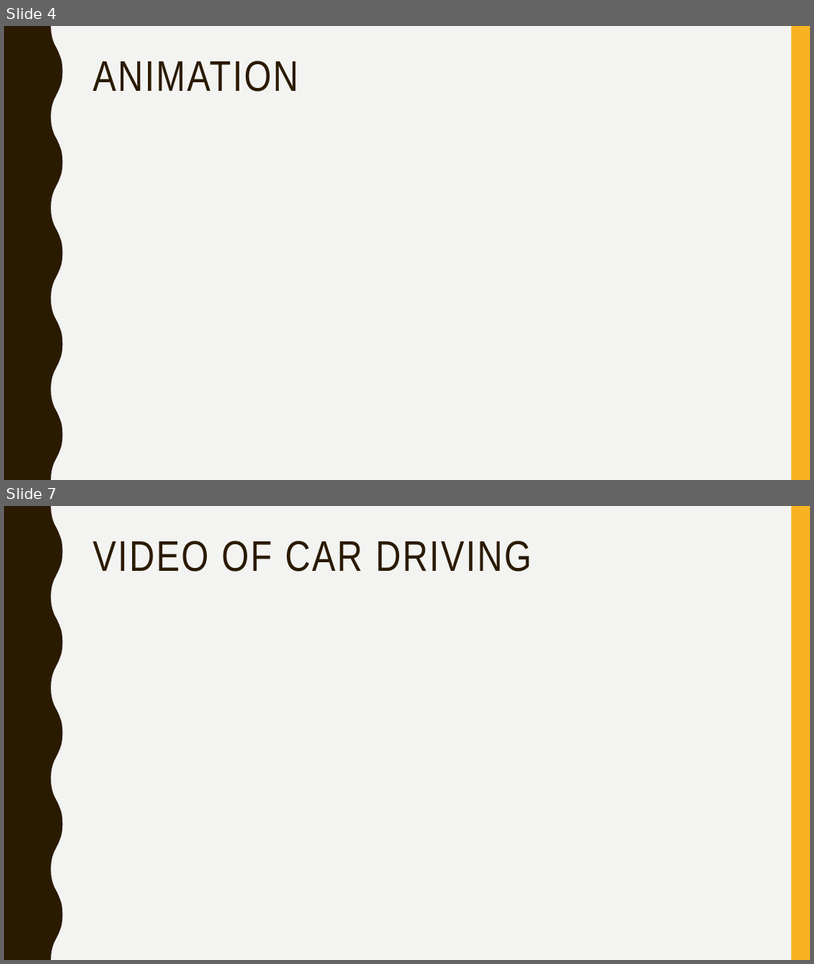
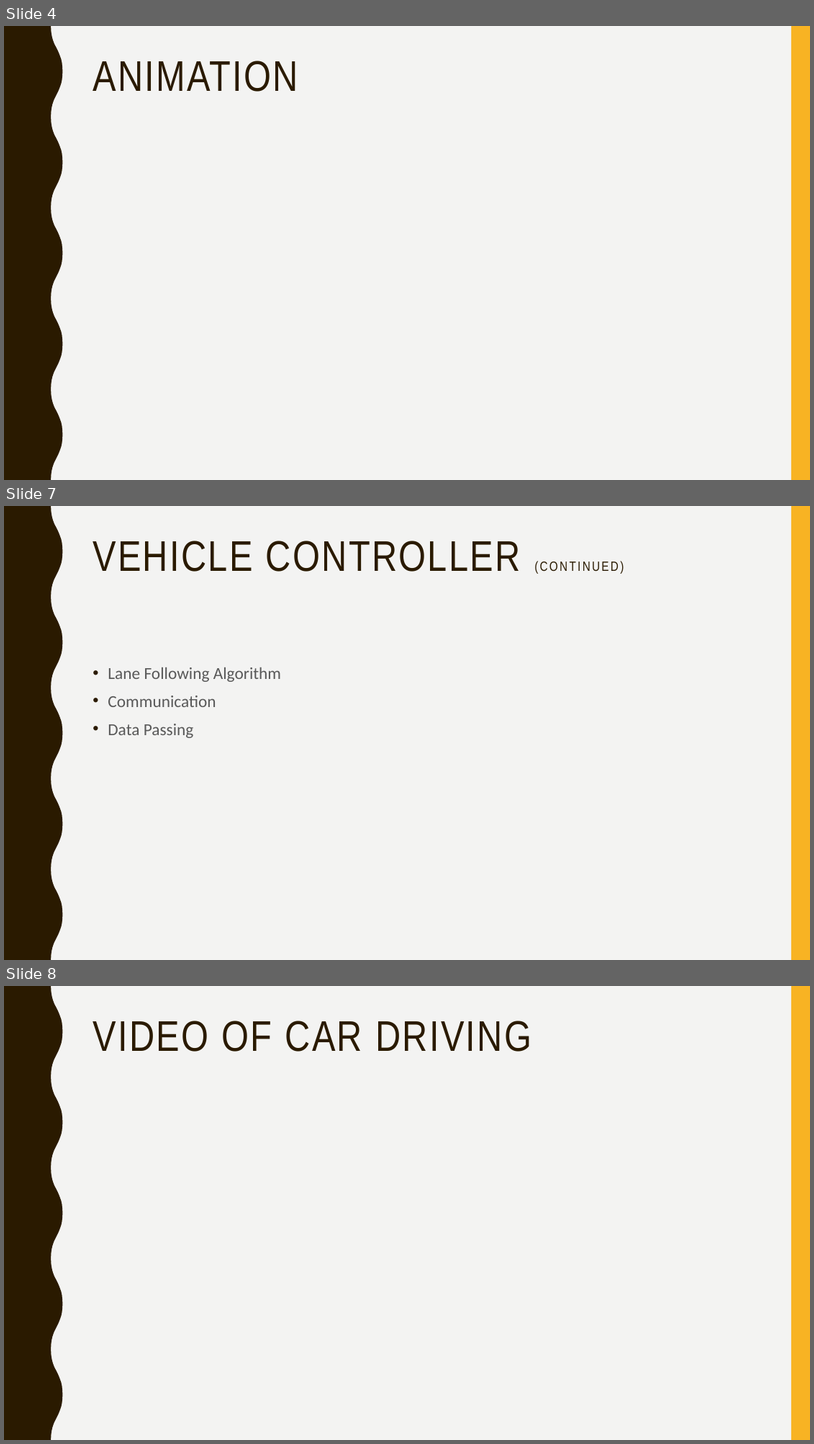
Before and after one commit to jean-lucas/vic, a slide deck: Presentation/Vehicle Intersection Control Presentation.pptx. Shown one above the other, each under a label of ours: slides 4 and 7 before the commit, slides 4, 7 and 8 after it; the slides between them are not shown. The pictures are 814x964 and 814x1444 pixels, drawn with LibreOffice and Linux fonts; fonts in the diff are those of the drawing. Boxes give left, top, right and bottom in pixels: in the first picture for what was removed or moved away, otherwise in the second. Text is boxed around its words. In the diff, an @@ line names an element or a change of style, - is before the commit and + after.

```diff
--- a/Presentation/Vehicle Intersection Control Presentation.pptx
+++ b/Presentation/Vehicle Intersection Control Presentation.pptx
@@ slide 7 added at box(4, 506, 810, 960), background #F3F3F2; not listed: 2 template elements that a slide beside it also shows @@
@@ title added at box(93, 541, 624, 574), 51 pt, text #2A1A00 @@
+VEHICLE CONTROLLER (CONTINUED)
@@ text added at box(108, 667, 281, 738), 20 pt, text #595959 @@
+• Lane Following Algorithm
+• Communication
+• Data Passing
@@ what was slide 7 is now slide 8 @@
```
Also in this commit, not shown: 2 slides changed.
